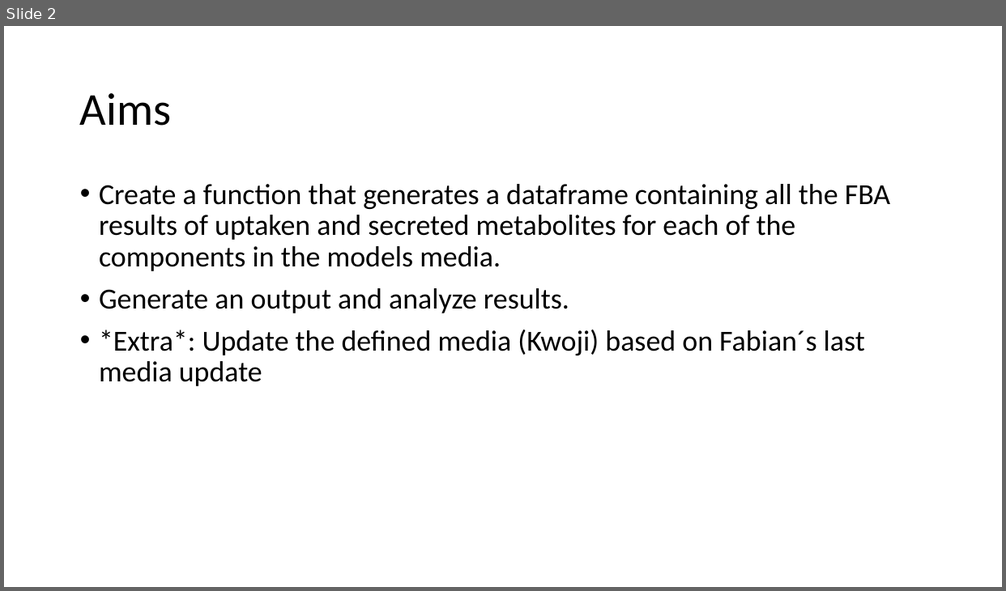
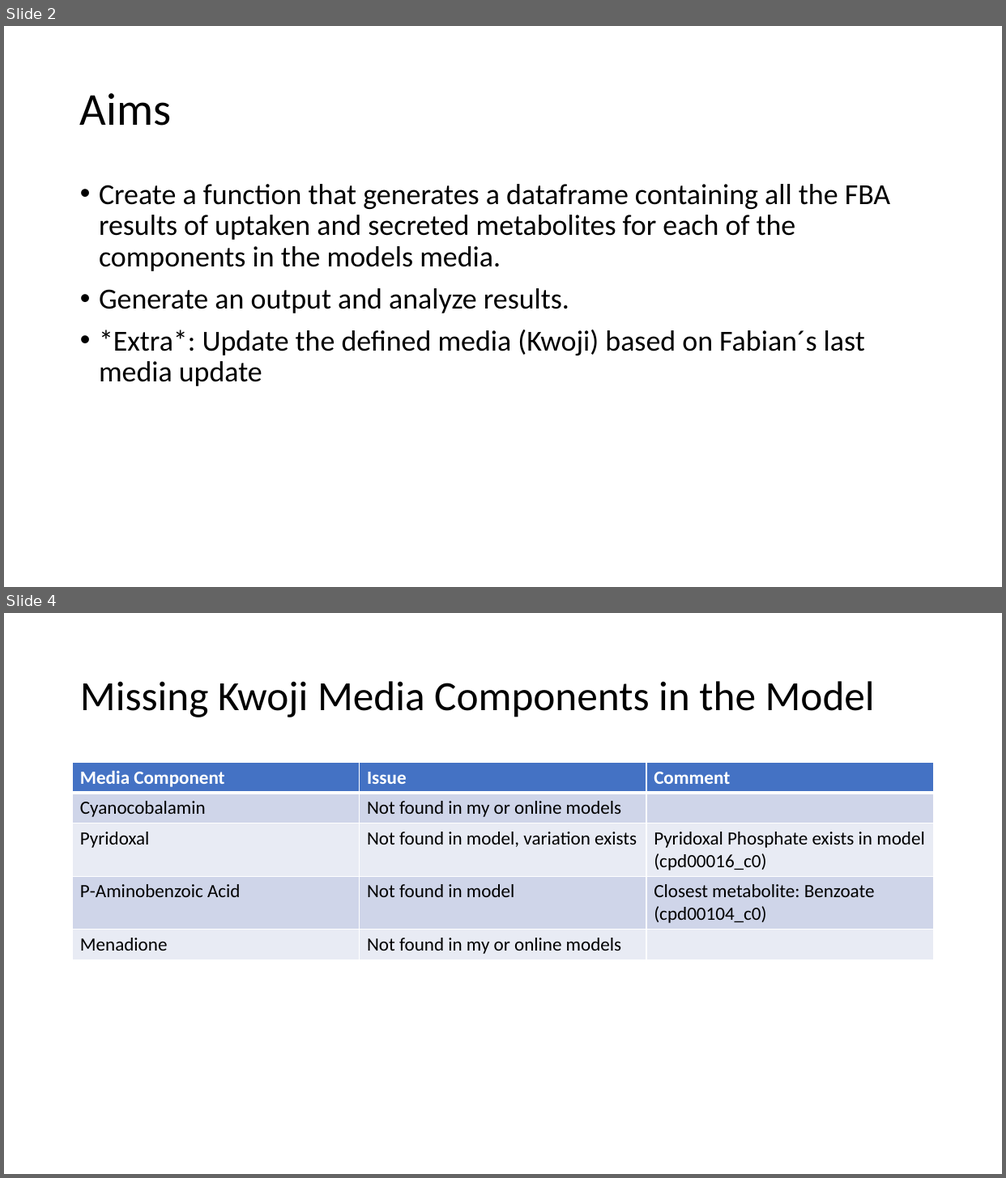
Before and after one commit to ASchatanek/lmurinus_gem, a slide deck: reports/data/November/15112023/15112023.pptx. Shown one above the other, each under a label of ours: slide 2 before the commit, slides 2 and 4 after it; the slides between them are not shown. The pictures are 1006x591 and 1006x1178 pixels, drawn with LibreOffice and Linux fonts; fonts in the diff are those of the drawing. Boxes give left, top, right and bottom in pixels: in the first picture for what was removed or moved away, otherwise in the second. Text is boxed around its words. In the diff, an @@ line names an element or a change of style, - is before the commit and + after.

```diff
--- a/reports/data/November/15112023/15112023.pptx
+++ b/reports/data/November/15112023/15112023.pptx
@@ slide 4 added at (4, 613, 1002, 1174), background #FFFFFF @@
@@ title added at (80, 681, 875, 717), 40 pt, text #000000 @@
+Missing Kwoji Media Components in the Model
@@ table added at (73, 763, 933, 959), 5 rows, 3 columns @@
+Media Component | Issue | Comment
+Cyanocobalamin | Not found in my or online models | 
+Pyridoxal | Not found in model, variation exists | Pyridoxal Phosphate exists in model (cpd00016_c0)
+P-Aminobenzoic Acid | Not found in model | Closest metabolite: Benzoate (cpd00104_c0)
+Menadione | Not found in my or online models | 
```
Also in this commit, not shown: 2 slides changed, 2 other slides added, 5 other files.
